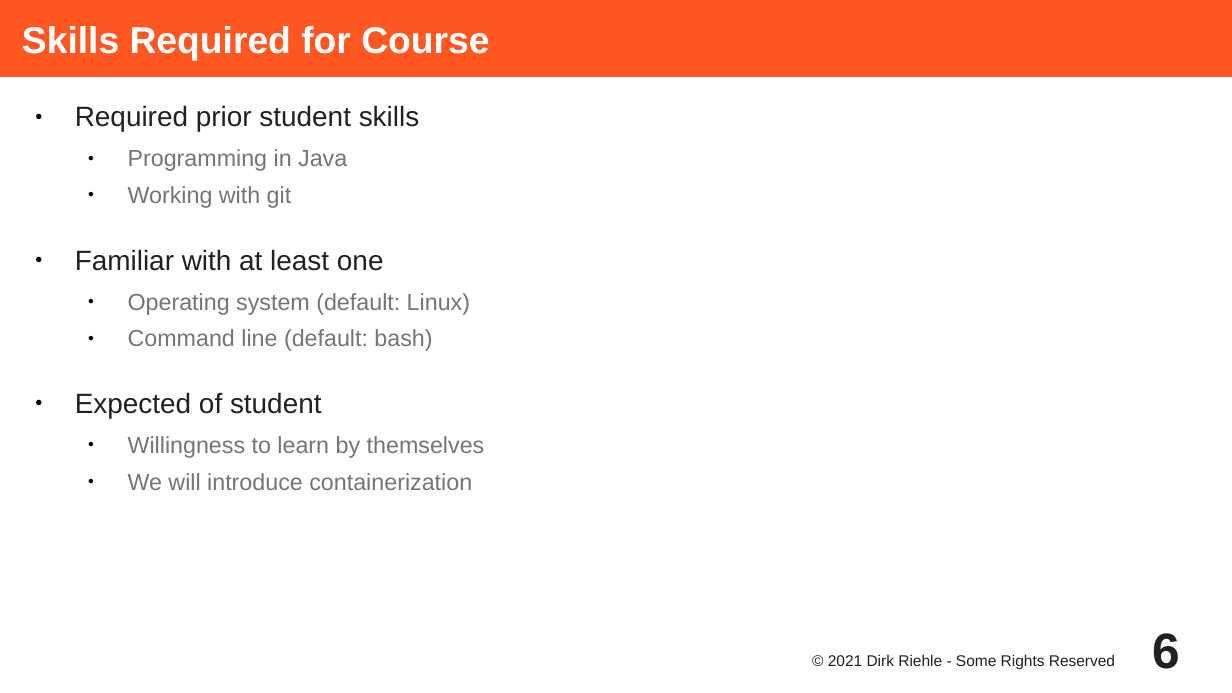
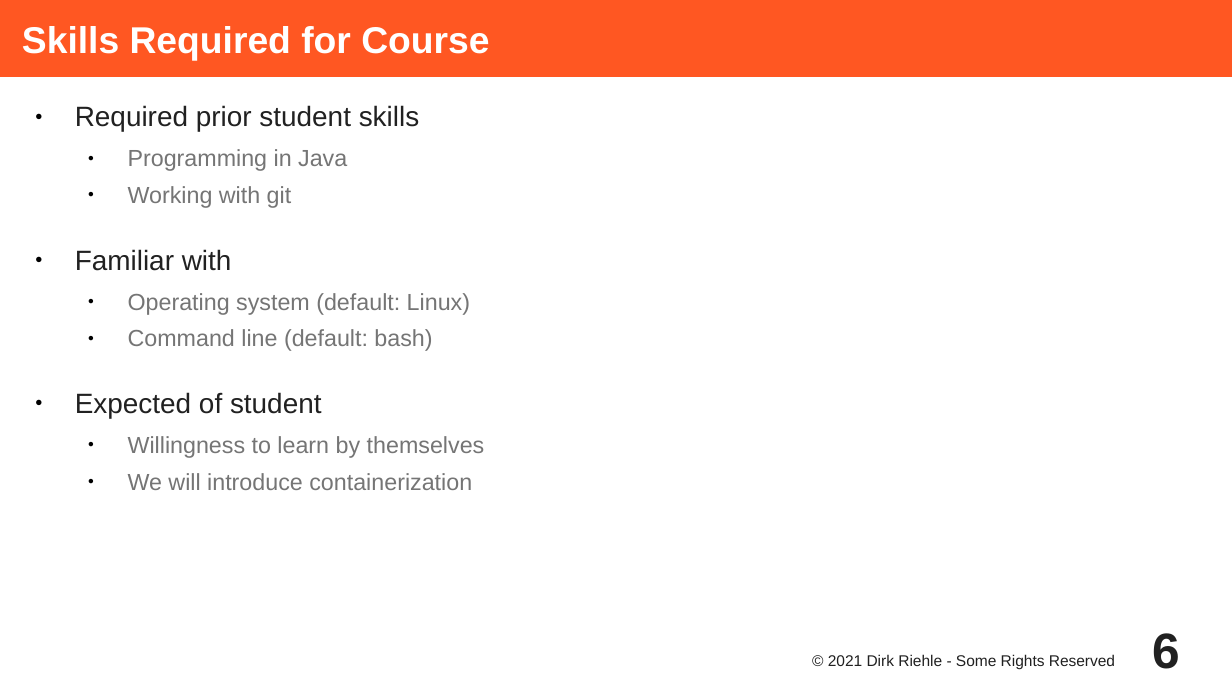
Before and after one commit to dirkriehle/adap-course, a slide deck: slide 6 of Lecture Slides/ADAP A01 - Course Introduction.odp. Drawn at 1232x693 pixels with LibreOffice and Linux fonts; fonts in the diff are those of the drawing. Boxes give left, top, right and bottom in pixels: in the first picture for what was removed or moved away, otherwise in the second. Text is boxed around its words. In the diff, an @@ line names an element or a change of style, - is before the commit and + after.

```diff
--- a/Lecture Slides/ADAP A01 - Course Introduction.odp
+++ b/Lecture Slides/ADAP A01 - Course Introduction.odp
@@ text at (75, 249, 232, 271): text changed @@
-● Familiar with at least one
+● Familiar with
```
Also in this commit, not shown: 2 other slides changed, 39 other files.
